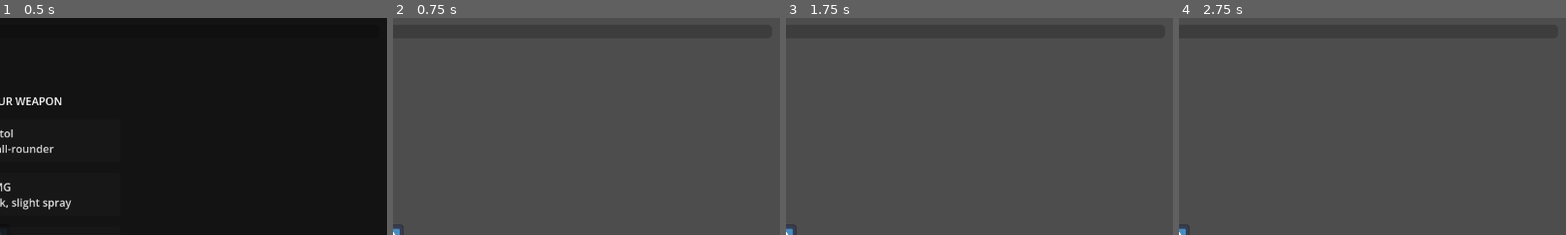
Above: before the commit, frames 1-4 (left to right).
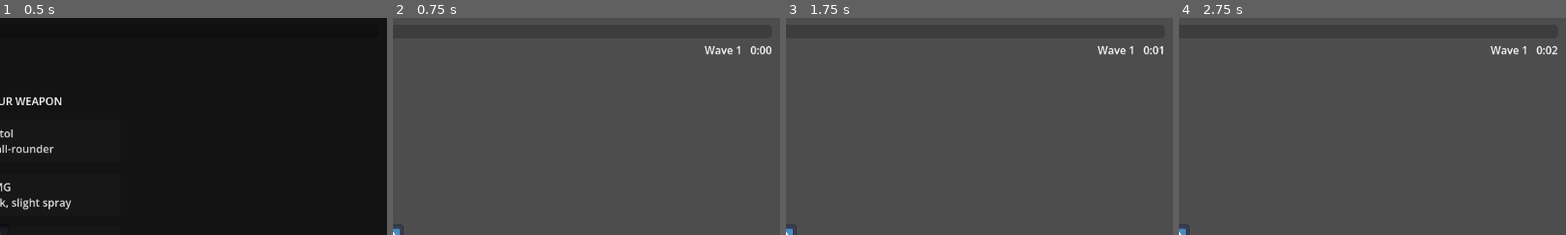
Above: after the commit, the same moments.

Repository: Garry-Systems/the-dead-shift
Game: Godot game, scene res://scenes/Main.tscn
Same seed, same stepped clock (60 frames per second), same inputs: the game is played once before the commit and once after it. The engine's default icon, where the game draws it, is replaced by a stand-in: a white triangle on a blue panel in a dark square.
Inputs (mouse positions are % of the whole screen's width and height, from its top left):
- Up to frame 1 (0.5 s): no input
- Up to frame 2 (0.75 s): click "Pistol Balanced all-rounder" at 0.5 s
- Up to frame 3 (1.75 s): tap Enter at 1.25 s; move the mouse to (72, 45) at 1.27 s; hold D from 1.28 s (still down); click (72, 45) at 1.42 s
- Up to frame 4 (2.75 s): release D at 2 s; tap Space at 2 s; drag from (30, 55) to (45, 70) at 2.02 s
The pictures show only the part of the screen within x 50-100%, y 0-50%; the shares and areas given below are measured in that part.

Frame 1 is identical in both runs. In frame 2, 0.3% of the frame differs, in the area x 80-98%, y 12-17%; in frame 3, 0.3%; in frame 4, 0.3%.

Commit message:
Phase 4 step 1: HUD wave counter + run timer

Diff:
--- a/scripts/Hud.gd
+++ b/scripts/Hud.gd
@@ -1,9 +1,10 @@
 extends CanvasLayer
-## Minimal top-of-screen HUD, built entirely in code (no fragile hand-made UI):
-## a level label and an XP progress bar that fills as you collect gems.
+## Minimal top-of-screen HUD, built entirely in code: an XP progress bar + level
+## label (top-left/full-width), and a wave counter + run timer (top-right).
 
 var _bar: ProgressBar
 var _label: Label
+var _wave_label: Label
 var _player: Player
 
 func _ready() -> void:
@@ -23,9 +24,19 @@
 	_label.offset_top = 32
 	add_child(_label)
 
+	_wave_label = Label.new()
+	_wave_label.anchor_left = 1.0
+	_wave_label.anchor_right = 1.0
+	_wave_label.offset_left = -180
+	_wave_label.offset_right = -12
+	_wave_label.offset_top = 36
+	_wave_label.horizontal_alignment = HORIZONTAL_ALIGNMENT_RIGHT
+	add_child(_wave_label)
+
 func _process(_delta: float) -> void:
 	if _player == null or not is_instance_valid(_player):
 		return
 	_bar.max_value = _player.xp_to_next()
 	_bar.value = _player.xp
 	_label.text = "Level %d" % _player.level
+	_wave_label.text = "Wave %d   %s" % [DifficultyManager.wave, DifficultyManager.time_string()]
